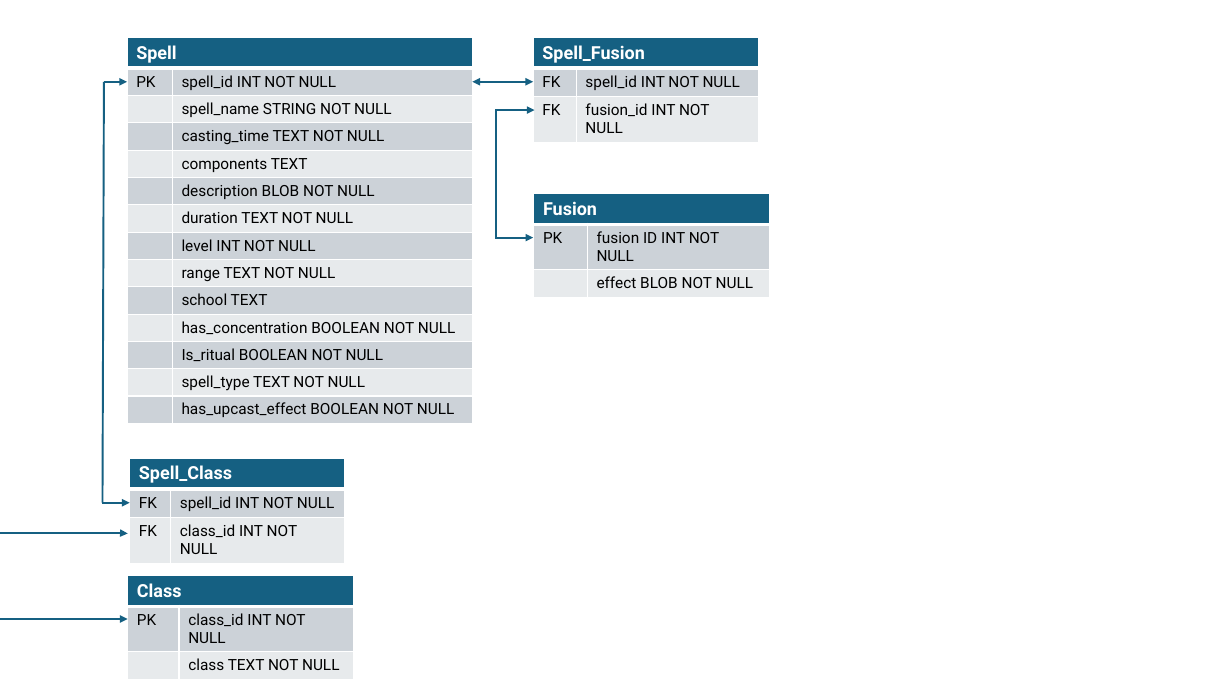
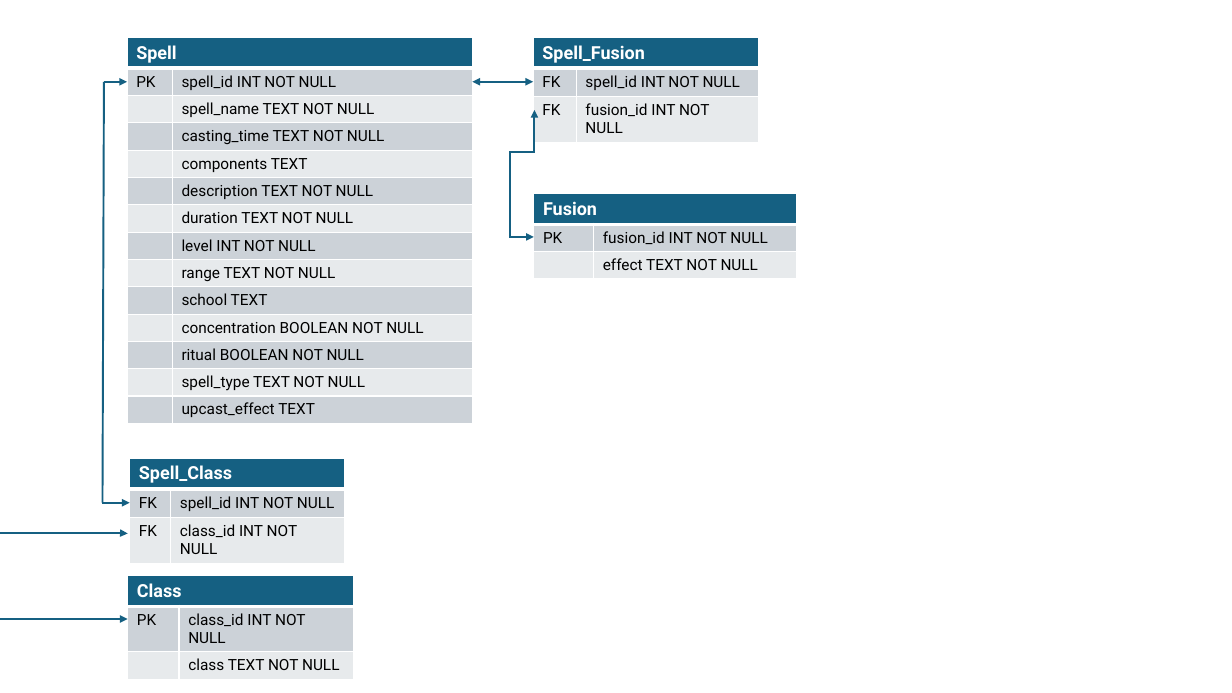
Before and after one commit to EbbyRaymundo/5e-spell-combo-tool, a slide deck: slide 1 of Spell database diagram.pptx. Drawn at 1232x693 pixels with LibreOffice and Linux fonts; fonts in the diff are those of the drawing. Boxes give left, top, right and bottom in pixels: in the first picture for what was removed or moved away, otherwise in the second. Text is boxed around its words. In the diff, an @@ line names an element or a change of style, - is before the commit and + after.

Commit message:
Adjusted spell table column names, removed prefix from upcast_effect
Added an html to hasten viewing the adjusted data. The table won't fit in terminal so this improves workflow. Need to trim whitespace from all columns so that any future operations on the data will be much easier. Wasted a lot of time remembering that I had to do that.

```diff
--- a/Spell database diagram.pptx
+++ b/Spell database diagram.pptx
@@ table at bbox=[127, 38, 472, 429] @@
-row 3, column 2: spell_name STRING NOT NULL
+row 3, column 2: spell_name TEXT NOT NULL
-row 6, column 2: description BLOB NOT NULL
+row 6, column 2: description TEXT NOT NULL
-row 11, column 2: has_concentration BOOLEAN NOT NULL
+row 11, column 2: concentration BOOLEAN NOT NULL
-row 12, column 2: Is_ritual BOOLEAN NOT NULL
+row 12, column 2: ritual BOOLEAN NOT NULL
-row 14, column 2: has_upcast_effect BOOLEAN NOT NULL
+row 14, column 2: upcast_effect TEXT
@@ elbow double arrow (534, 110) - (534, 237): route changed @@
@@ table at bbox=[534, 194, 798, 280] @@
-row 2, column 2: fusion ID INT NOT NULL
+row 2, column 2: fusion_id INT NOT NULL
-row 3, column 2: effect BLOB NOT NULL
+row 3, column 2: effect TEXT NOT NULL
@@ table: place and size @@
-table at bbox=[534, 194, 770, 292]
+table at bbox=[534, 194, 798, 280]
```
Also in this commit, not shown: 3 other files.
